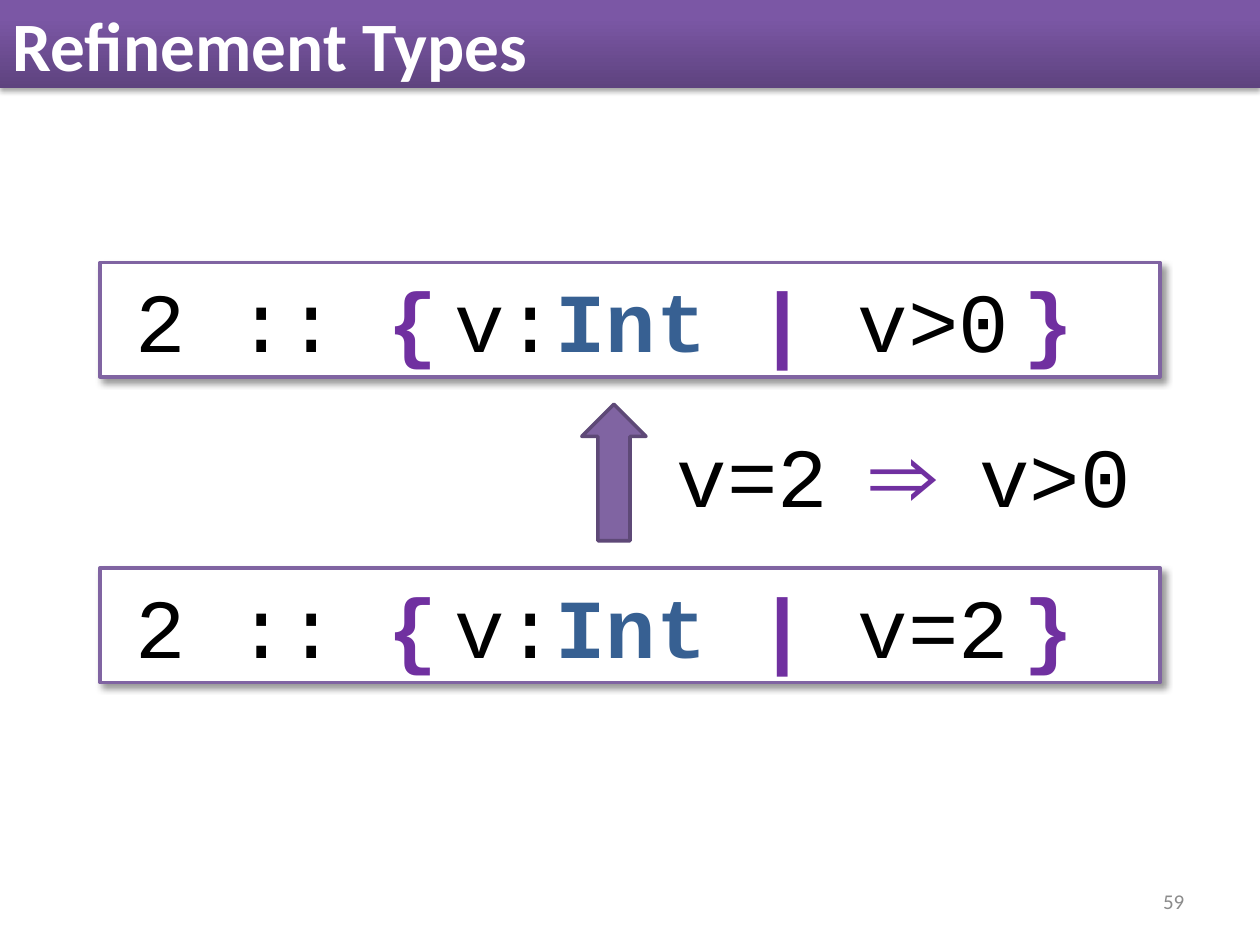
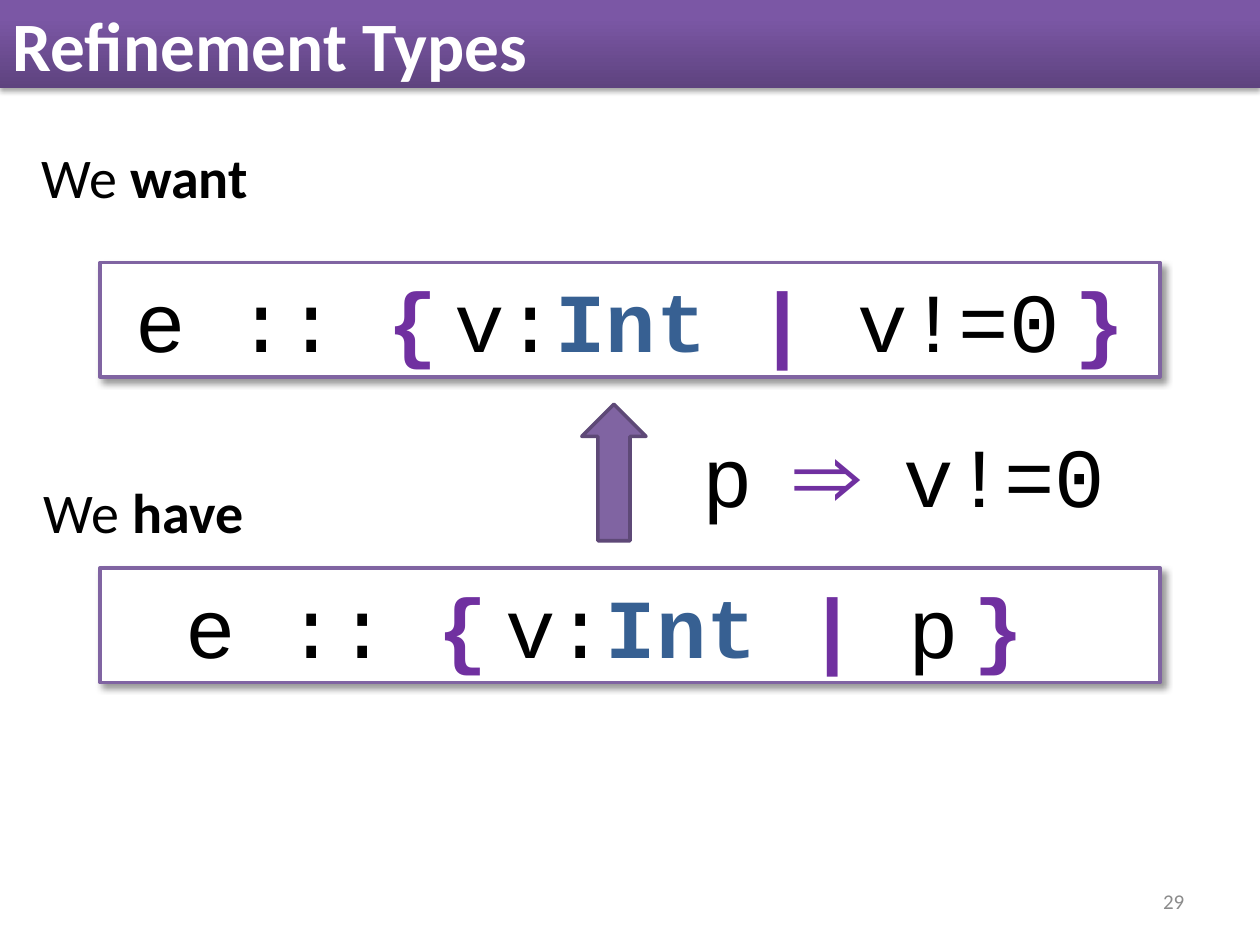
Before and after one commit to nikivazou/research_exam, a slide deck: slide 29 of slides/Research_Exam.pptx (slide 59 before the commit). Drawn at 1260x945 pixels with LibreOffice and Linux fonts; fonts in the diff are those of the drawing. Boxes give left, top, right and bottom in pixels: in the first picture for what was removed or moved away, otherwise in the second. Text is boxed around its words. In the diff, an @@ line names an element or a change of style, - is before the commit and + after.

```diff
--- a/slides/Research_Exam.pptx
+++ b/slides/Research_Exam.pptx
@@ text added at (x1=42, y1=162, x2=248, y2=199), 32 pt, text #000000, bold @@
+We want
@@ text in rectangle at (x1=135, y1=296, x2=1060, y2=353): text changed @@
-2 :: { v:Int | v>0 }
+e :: { v:Int | v!=0 }
@@ text at (x1=702, y1=451, x2=1106, y2=525): text changed @@
-v=2 ⇒ v>0
+p ⇒ v!=0
@@ text added at (x1=44, y1=493, x2=243, y2=534), 32 pt, text #000000, bold @@
+We have
@@ text in rectangle at (x1=186, y1=602, x2=958, y2=676): text changed @@
-2 :: { v:Int | v=2 }
+e :: { v:Int | p }
@@ page number at (x1=1163, y1=895, x2=1184, y2=909): text changed @@
-59
+29
```
Also in this commit, not shown: 55 other slides changed, 8 slides added, 34 slides removed, 1 other file.
